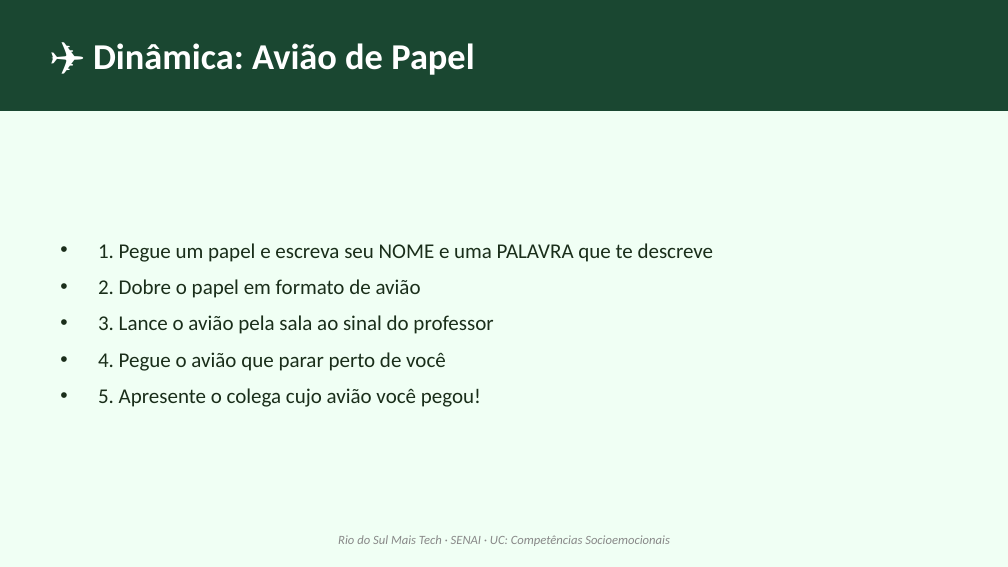
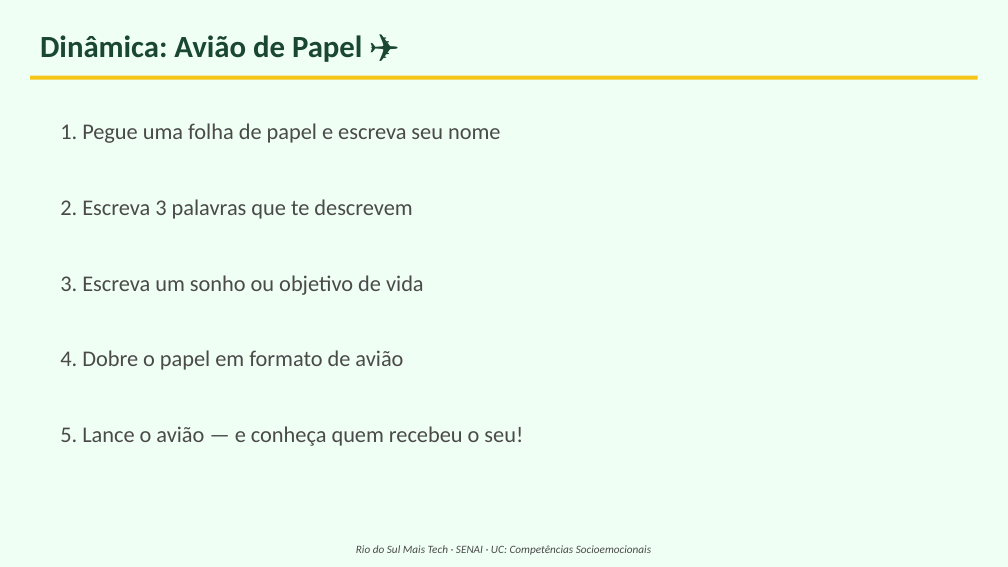
Before and after one commit to Gelvazio/professor-senai, a slide deck: slide 5 of sistema/FICHA-PRODUTO-MAIS-TECH/CompetenciasSocioemocionaisEmpreendedorismo/Slides_Competencias_Socioemocionais_Empreendedorismo.pptx. Drawn at 1008x567 pixels with LibreOffice and Linux fonts; fonts in the diff are those of the drawing. Boxes give left, top, right and bottom in pixels: in the first picture for what was removed or moved away, otherwise in the second. Text is boxed around its words. In the diff, an @@ line names an element or a change of style, - is before the commit and + after.

```diff
--- a/sistema/FICHA-PRODUTO-MAIS-TECH/CompetenciasSocioemocionaisEmpreendedorismo/Slides_Competencias_Socioemocionais_Empreendedorismo.pptx
+++ b/sistema/FICHA-PRODUTO-MAIS-TECH/CompetenciasSocioemocionaisEmpreendedorismo/Slides_Competencias_Socioemocionais_Empreendedorismo.pptx
@@ text at <box>40,35,362,62</box>: text changed; size 26 to 22 pt; text colour #FFFFFF to #1A4731 @@
-✈ Dinâmica: Avião de Papel
+Dinâmica: Avião de Papel ✈️
@@ rectangle: place and size @@
-rectangle at <box>0,0,1008,111</box>
+rectangle at <box>30,76,978,80</box>
@@ rectangle at <box>30,76,978,80</box>: fill #1A4731 to #F5C518 @@
@@ text at <box>60,123,500,143</box>: text changed; size 15 to 16 pt; text colour #1A2E1A to #4A4A4A @@
-• 1. Pegue um papel e escreva seu NOME e uma PALAVRA que te descreve
-• 2. Dobre o papel em formato de avião
-• 3. Lance o avião pela sala ao sinal do professor
-• 4. Pegue o avião que parar perto de você
-• 5. Apresente o colega cujo avião você pegou!
+1. Pegue uma folha de papel e escreva seu nome
@@ text added at <box>60,199,412,219</box>, 16 pt, text #4A4A4A @@
+2. Escreva 3 palavras que te descrevem
@@ text added at <box>60,275,424,295</box>, 16 pt, text #4A4A4A @@
+3. Escreva um sonho ou objetivo de vida
@@ text added at <box>60,350,403,370</box>, 16 pt, text #4A4A4A @@
+4. Dobre o papel em formato de avião
@@ text added at <box>60,426,523,446</box>, 16 pt, text #4A4A4A @@
+5. Lance o avião — e conheça quem recebeu o seu!
@@ text "Rio do Sul Mais Tech ...": place and size @@
-text "Rio do Sul Mais Tech ..." at <box>338,535,670,546</box>
+text "Rio do Sul Mais Tech ..." at <box>356,545,651,555</box>
@@ text "Rio do Sul Mais Tech ..." at <box>356,545,651,555</box>: size 9 to 8 pt, text colour #888888 to #4A4A4A @@
```
Also in this commit, not shown: 13 other slides changed, 26 slides added, 16 slides removed.
